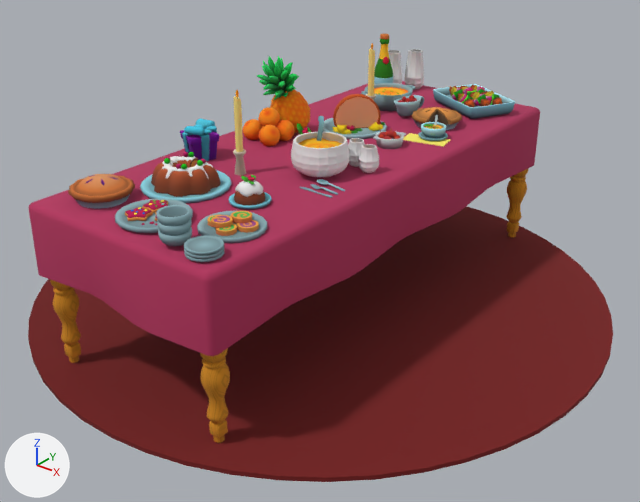
Two versions of the FBX model Assets/Models/DineTable.fbx, one commit apart.
Camera for both pictures: a 50 mm camera at (3.09, -3.87, 2.68) aimed at (0.1, -0.13, 0.36). The axes (+X, +Y, +Z) are drawn at lower left. The lights are the same throughout. Where no turn or scale is listed for an object, it has been applied to the vertices.

In view in the first picture: 'DineTable'.
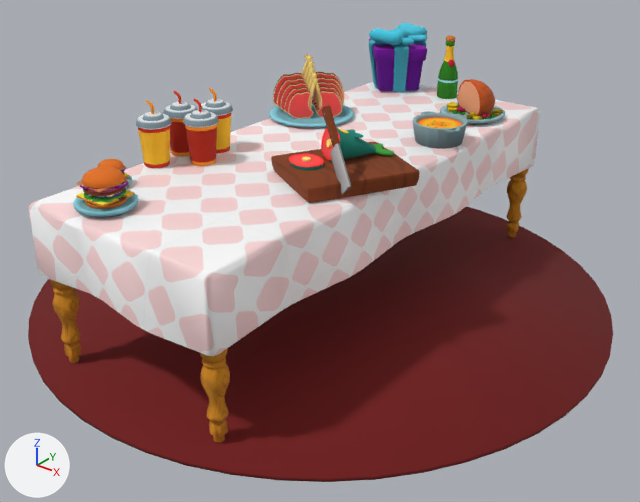
Where the change shows, as pixel boxes [x1, y1, x2, y2] in the pictures (640 x 502 px):
'DineTable', reshaped (11% shorter): before [28, 34, 613, 482]; after [28, 82, 613, 482]
'WoodPlate', added (brown): after [271, 142, 419, 203]
'Gift', added: after [369, 23, 427, 92]
'Ribs', added: after [273, 54, 344, 119]
'Burger', added (orange): after [76, 167, 135, 209]
'Soup.001', added: after [413, 111, 467, 149]
'Cola.001', added (orange): after [136, 100, 172, 169]
'Cola', added (red): after [183, 99, 219, 167]
'Fish', added (cyan): after [321, 127, 394, 160]
'Meat', added (orange): after [457, 79, 495, 116]
'Cola.002', added (red): after [163, 91, 197, 157]
'Cola.003', added: after [201, 88, 233, 154]
'Shampagne', added (green): after [437, 36, 458, 99]
'Plate.002', added (cyan): after [269, 104, 354, 127]
'Knife', added: after [322, 106, 351, 195]
'Plate.003', added (cyan): after [73, 190, 138, 218]
'Plate', added: after [440, 102, 505, 125]
'FishSlice', added (red): after [289, 153, 324, 170]
'Burger.002', added: after [98, 159, 130, 178]
part 1 of me_model_0, deleted: before [68, 34, 515, 262]
part 2 of me_model_0, recoloured (purple to white): [29, 84, 540, 356] in both

The change, as a diff of the scene's bpy script:
```diff
--- a/Assets/Models/DineTable.fbx.py
+++ b/Assets/Models/DineTable.fbx.py
@@ mat_ground @@
+mat_ground = principled_material('Ground')
+mat_ground.texture = img_groundtexture1_png
@@ me_model_0 @@
-me_model_0.from_pydata(...)  # 19792 vertices, 22139 faces; spans x -1.78..1.78, y -1.77..1.77, z -0.03..1.43
-me_model_0.materials.append(mat_glass)  # white #e7e7e7
+me_model_0.from_pydata(...)  # 2644 vertices, 2646 faces; spans x -1.78..1.78, y -1.77..1.77, z -0.03..0.95
+# me_model_0 part 1: 249 loose pieces with 17148 vertices, spanning x -0.54..0.58, y -1.53..1.52, z 0.93..1.43, are deleted
+# me_model_0 part 2: 152 faces spanning x -0.65..0.65, y -1.59..1.59, z 0.54..0.95 switch from mat_material (picture img_palette_png) to mat_ground (picture img_groundtexture1_png)
@@ ob_plate_002 @@
+ob_plate_002 = bpy.data.objects.new('Plate.002', me_plate_002)  # 170 vertices, 189 faces; spans x -0.276..0.277, y -0.275..0.277, z 0.0..0.029; in mat_material (picture img_palette_png)
+ob_plate_002.location = (-0.43, 0.443, 0.952)
@@ ob_shampagne @@
+ob_shampagne = bpy.data.objects.new('Shampagne', me_shampagne)  # 281 vertices, 278 faces; spans x -0.069..0.07, y -0.068..0.066, z 0.0..0.416; in mat_material (picture img_palette_png)
+ob_shampagne.location = (0.013, 1.391, 0.952)
@@ ob_burger_002 @@
+ob_burger_002 = bpy.data.objects.new('Burger.002', me_burger_002)  # 1690 vertices, 1746 faces; spans x -0.0668..0.0668, y -0.0668..0.0668, z 0.0..0.1116; in mat_material (picture img_palette_png)
+ob_burger_002.location = (-0.481, -1.148, 0.982)
@@ ob_cola_001 @@
+ob_cola_001 = bpy.data.objects.new('Cola.001', me_cola_001)  # 368 vertices, 360 faces; spans x -0.099..0.099, y -0.099..0.099, z 0.0..0.362; in mat_material (picture img_palette_png)
+ob_cola_001.location = (-0.537, -0.788, 0.951)
@@ ob_plate @@
+ob_plate = bpy.data.objects.new('Plate', me_plate)  # 665 vertices, 757 faces; spans x -0.208..0.206, y -0.207..0.208, z 0.0..0.08; in mat_material (picture img_palette_png)
+ob_plate.location = (0.391, 1.08, 0.952)
@@ ob_fishslice @@
+ob_fishslice = bpy.data.objects.new('FishSlice', me_fishslice)  # 161 vertices, 156 faces; spans x -0.107..0.107, y -0.096..0.095, z -0.001..0.03; in mat_material (picture img_palette_png)
+ob_fishslice.location = (0.264, -0.451, 1.045)
@@ ob_woodplate @@
+ob_woodplate = bpy.data.objects.new('WoodPlate', me_woodplate)  # 314 vertices, 313 faces; spans x -0.376..0.376, y -0.399..0.399, z 0.0..0.095; in mat_material (picture img_palette_png)
+ob_woodplate.location = (0.41, -0.315, 0.952)
@@ ob_plate_003 @@
+ob_plate_003 = bpy.data.objects.new('Plate.003', me_plate_003)  # 170 vertices, 189 faces; spans x -0.157..0.156, y -0.157..0.157, z 0.0..0.046; in mat_material (picture img_palette_png)
+ob_plate_003.location = (-0.264, -1.364, 0.952)
@@ ob_burger @@
+ob_burger = bpy.data.objects.new('Burger', me_burger)  # 1690 vertices, 1746 faces; spans x -0.102..0.102, y -0.102..0.102, z 0.0..0.17; in mat_material (picture img_palette_png)
+ob_burger.location = (-0.264, -1.364, 0.988)
@@ ob_cola_003 @@
+ob_cola_003 = bpy.data.objects.new('Cola.003', me_cola_001.copy())
+ob_cola_003.location = (-0.446, -0.4, 0.951)
@@ ob_knife @@
+ob_knife = bpy.data.objects.new('Knife', me_knife)  # 399 vertices, 436 faces; spans x -0.119..0.167, y -0.095..0.074, z -0.268..0.143; in mat_material (picture img_palette_png)
+ob_knife.location = (0.502, -0.514, 1.249)
@@ ob_meat @@
+ob_meat = bpy.data.objects.new('Meat', me_meat)  # 436 vertices, 605 faces; spans x -0.125..0.155, y -0.088..0.153, z 0.0..0.217; in mat_material (picture img_palette_png)
+ob_meat.location = (0.38, 1.05, 0.988)
@@ ob_cola_002 @@
+ob_cola_002 = bpy.data.objects.new('Cola.002', me_cola_002)  # 368 vertices, 360 faces; spans x -0.099..0.099, y -0.099..0.099, z 0.0..0.362; in mat_material (picture img_palette_png)
+ob_cola_002.location = (-0.563, -0.562, 0.951)
@@ ob_cola @@
+ob_cola = bpy.data.objects.new('Cola', me_cola_002.copy())
+ob_cola.location = (-0.36, -0.603, 0.951)
@@ ob_ribs @@
+ob_ribs = bpy.data.objects.new('Ribs', me_ribs)  # 3326 vertices, 2834 faces; spans x -0.258..0.214, y -0.177..0.26, z -0.001..0.351; in mat_material (picture img_palette_png)
+ob_ribs.location = (-0.435, 0.434, 0.976)
@@ ob_fish @@
+ob_fish = bpy.data.objects.new('Fish', me_fish)  # 1536 vertices, 1702 faces; spans x -0.146..0.182, y -0.151..0.244, z -0.005..0.174; in mat_material (picture img_palette_png)
+ob_fish.location = (0.381, -0.234, 1.051)
@@ ob_gift @@
+ob_gift = bpy.data.objects.new('Gift', me_gift)  # 1173 vertices, 1147 faces; spans x -0.249..0.249, y -0.248..0.249, z 0.0..0.436; in mat_material (picture img_palette_png)
+ob_gift.location = (-0.401, 1.371, 0.951)
@@ ob_soup_001 @@
+ob_soup_001 = bpy.data.objects.new('Soup.001', me_soup_001)  # 345 vertices, 324 faces; spans x -0.181..0.181, y -0.161..0.161, z 0.0..0.125; in mat_material (picture img_palette_png)
+ob_soup_001.location = (0.473, 0.543, 0.952)
```
